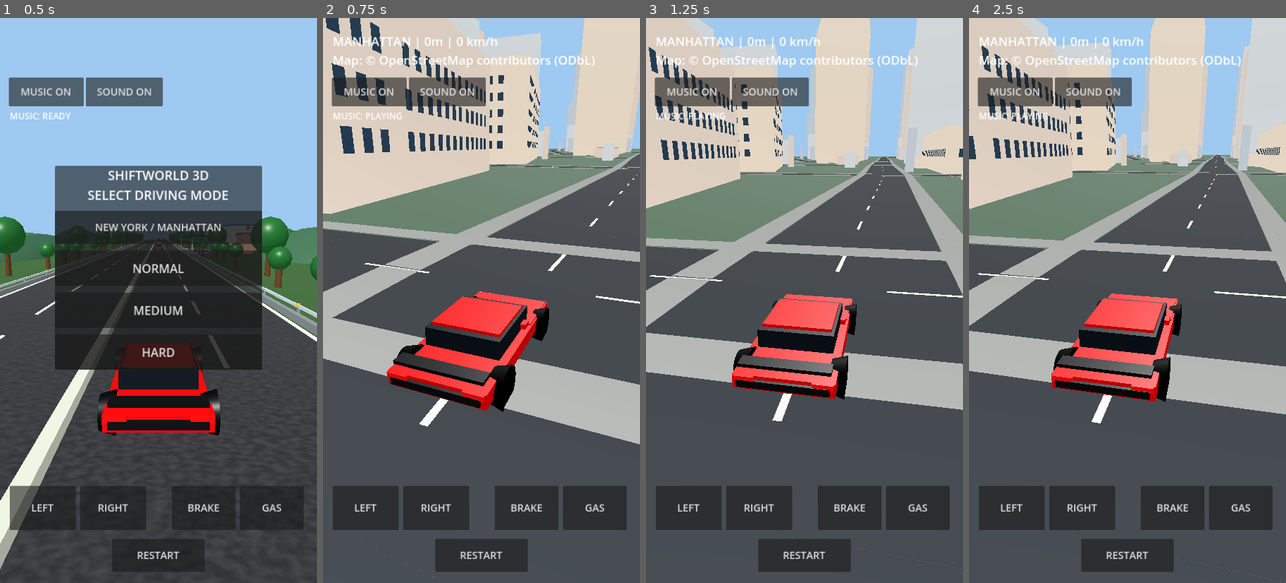
Above: before the commit, frames 1-4 (left to right).
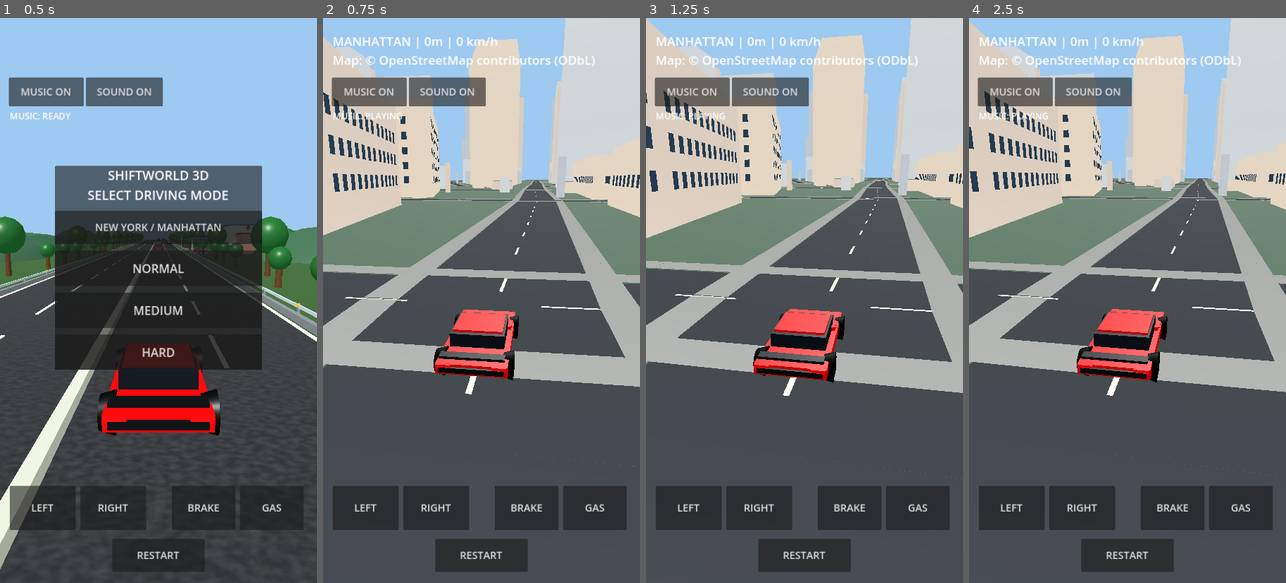
Above: after the commit, the same moments.

Repository: Mehedi13Wp/shiftworld-3d-
Game: Godot game, scene res://scenes/main.tscn
Same seed, same stepped clock (60 frames per second), same inputs: the game is played once before the commit and once after it.
Inputs:
- Up to frame 1 (0.5 s): no input
- Up to frame 2 (0.75 s): click "NEW YORK / MANHATTAN" at 0.5 s
- Up to frame 3 (1.25 s): no input
- Up to frame 4 (2.5 s): click "RESTART" at 1.25 s; click "NEW YORK / MANHATTAN" at 2 s

Frame 1 is identical in both runs. In frame 2, 37% of the frame differs, in the area x 0-100%, y 0-100%; in frame 3, 27%; in frame 4, 32%.

Commit message:
Improve city chase camera, correct steering direction and use CC0 sedan car

Diff:
--- a/scripts/game.gd
+++ b/scripts/game.gd
@@ -39,7 +39,7 @@
 var city_heading := 0.0
 var city_spawn := Vector3.ZERO
 var car_paint := Color(0.82, 0.025, 0.035)
-const SUPERCAR_MODEL_PATH := "res://assets/vehicles/red_supercar.glb"
+const SUPERCAR_MODEL_PATH := "res://assets/vehicles/sedan_sports.glb"
 const TREE_MODEL_PATH := "res://assets/nature/tree_detailed.glb"
 const OAK_MODEL_PATH := "res://assets/nature/tree_oak.glb"
 const ROAD_TEXTURE_PATH := "res://assets/roads/asphalt.jpg"
@@ -274,12 +274,12 @@
 			if model != null:
 				car.add_child(model)
 				# Asset body: tuned after actual GLB import; no procedural car overlays.
-				model.rotation.y = -PI / 2.0
+				model.rotation.y = 0.0
 				# The imported sports car is built lengthwise on X (nose toward -X).
 				# Rotate its nose toward the highway (-Z), then fit to road scale.
 				_fit_imported_car(model)
 				# Repaint body panels red while preserving glass, rubber and lights.
-				_repaint_supercar(model)
+				# Keep original Kenney body, glass, wheel and trim materials.
 			else:
 				_create_supercar_preview()
 		else:
@@ -497,8 +497,8 @@
 	city_heading = atan2(-direction.x,-direction.z)
 	car.position = city_spawn + Vector3(0,0.67,0)
 	car.rotation.y = city_heading
-	camera.position = car.position + Vector3(-sin(city_heading)*8.0,3.7,cos(city_heading)*8.0)
-	camera.look_at(car.position+Vector3.UP*0.5,Vector3.UP)
+	camera.position = car.position + Vector3(sin(city_heading)*11.5,4.7,cos(city_heading)*11.5)
+	camera.look_at(car.position+Vector3.UP*1.1,Vector3.UP)
 	# City center map coordinates start at zero; the player stays at a local origin.
 	# Hide legacy highway meshes, but keep player, camera, UI and audio.
 	for child in get_children():
@@ -619,12 +619,12 @@
 	for wheel in wheels:
 		wheel.rotate_x(speed * delta * 1.7)
 	if city_mode:
-		city_heading += steering * delta * (0.45 + speed * 0.025)
+		city_heading -= steering * delta * (0.45 + speed * 0.025)
 		car.rotation.y = city_heading
 		car.position += Vector3(-sin(city_heading),0,-cos(city_heading)) * speed * delta
-		var behind := car.position + Vector3(sin(city_heading)*8.5,3.8,cos(city_heading)*8.5)
+		var behind := car.position + Vector3(sin(city_heading)*11.5,4.7,cos(city_heading)*11.5)
 		camera.position = camera.position.lerp(behind,minf(delta*4.0,1.0))
-		camera.look_at(car.position + Vector3(0,0.7,0),Vector3.UP)
+		camera.look_at(car.position + Vector3(0,1.1,0),Vector3.UP)
 		score_label.text = "MANHATTAN | %dm | %d km/h\nMap: © OpenStreetMap contributors (ODbL)" % [int(distance), int(speed * 3.6)]
 		return
 	for marker in lane_marks:
